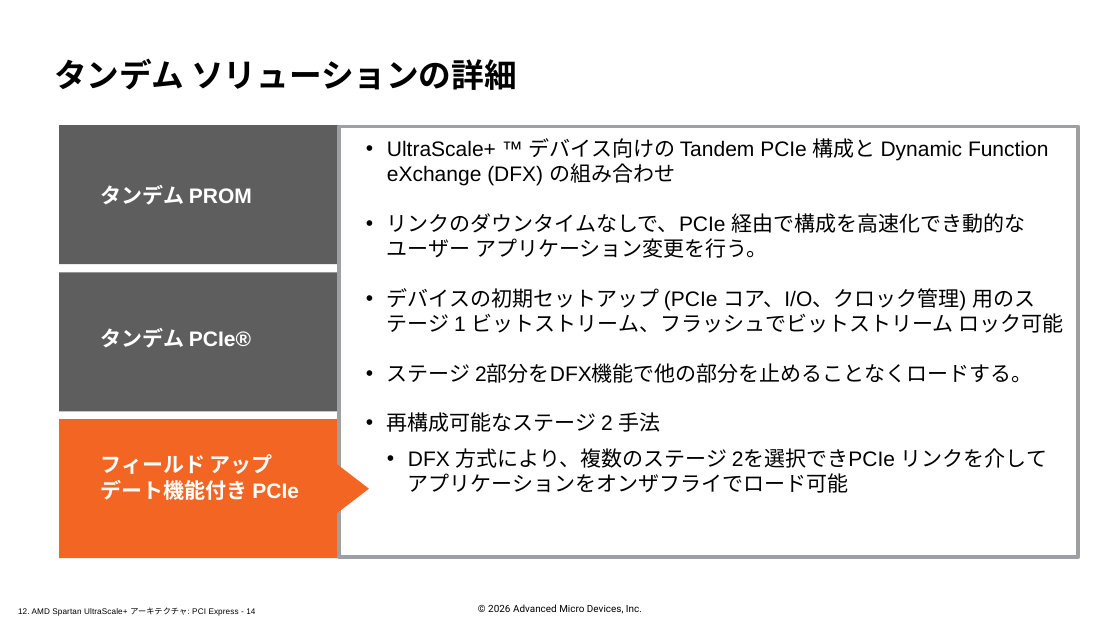
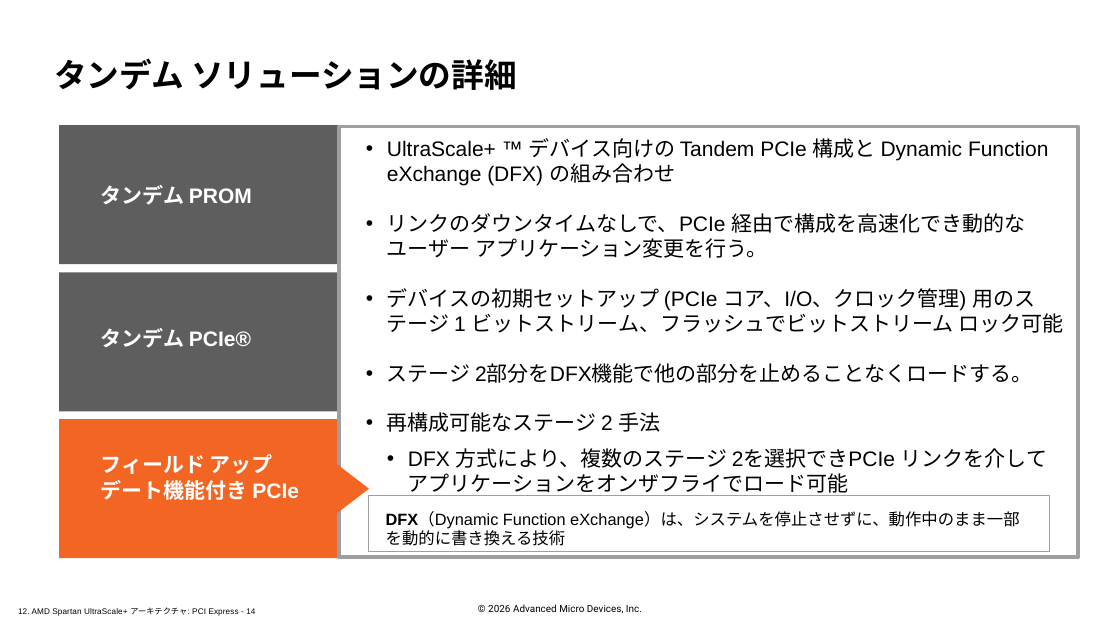
Before and after one commit to hdlabjk/spusp, a slide deck: slide 14 of doc/slides_docx/12. AMD Spartan UltraScale+ Architecture PCI Express_ILT_translated_ja.pptx. Drawn at 1120x630 pixels with LibreOffice and Linux fonts; fonts in the diff are those of the drawing; background and template pictures are left out. Boxes give left, top, right and bottom in pixels: in the first picture for what was removed or moved away, otherwise in the second. Text is boxed around its words. In the diff, an @@ line names an element or a change of style, - is before the commit and + after.

```diff
--- a/doc/slides_docx/12. AMD Spartan UltraScale+ Architecture PCI Express_ILT_translated_ja.pptx
+++ b/doc/slides_docx/12. AMD Spartan UltraScale+ Architecture PCI Express_ILT_translated_ja.pptx
@@ rectangle added at [369, 496, 1050, 552], fill #FFFFFF, outline #9D9FA2 0.75 pt, 14 pt, text #000000 @@
+DFX（Dynamic Function eXchange）は、システムを停止させずに、動作中のまま一部を動的に書き換える技術
```
Also in this commit, not shown: 3 other slides changed, 9 other files.
